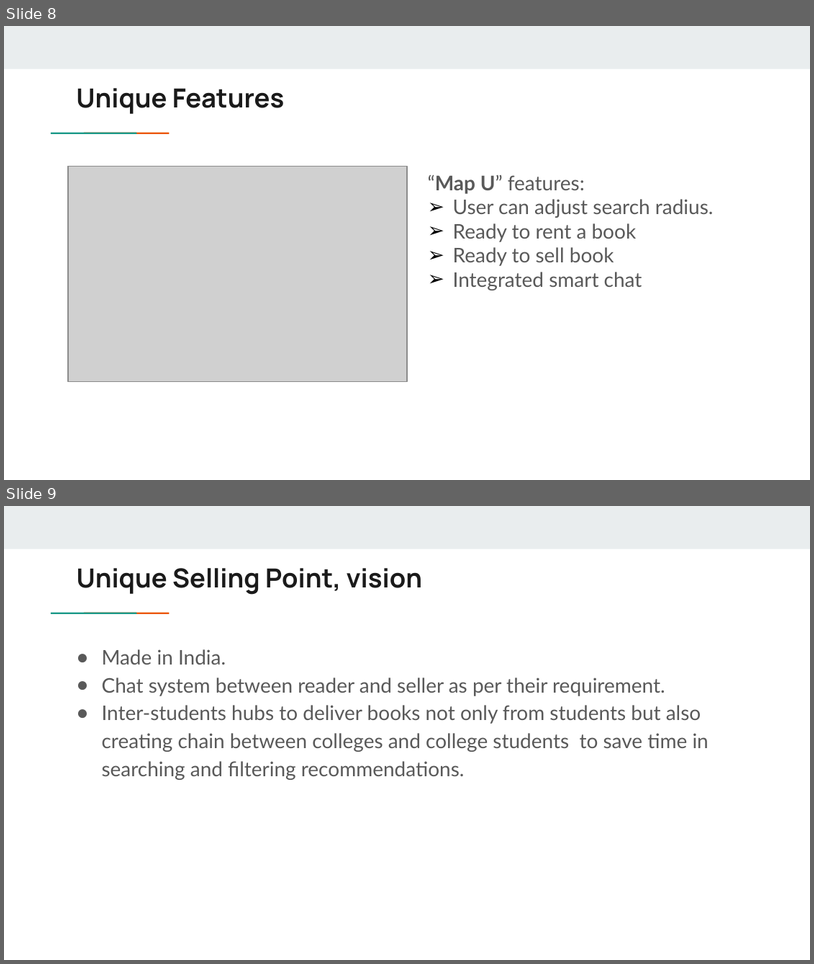
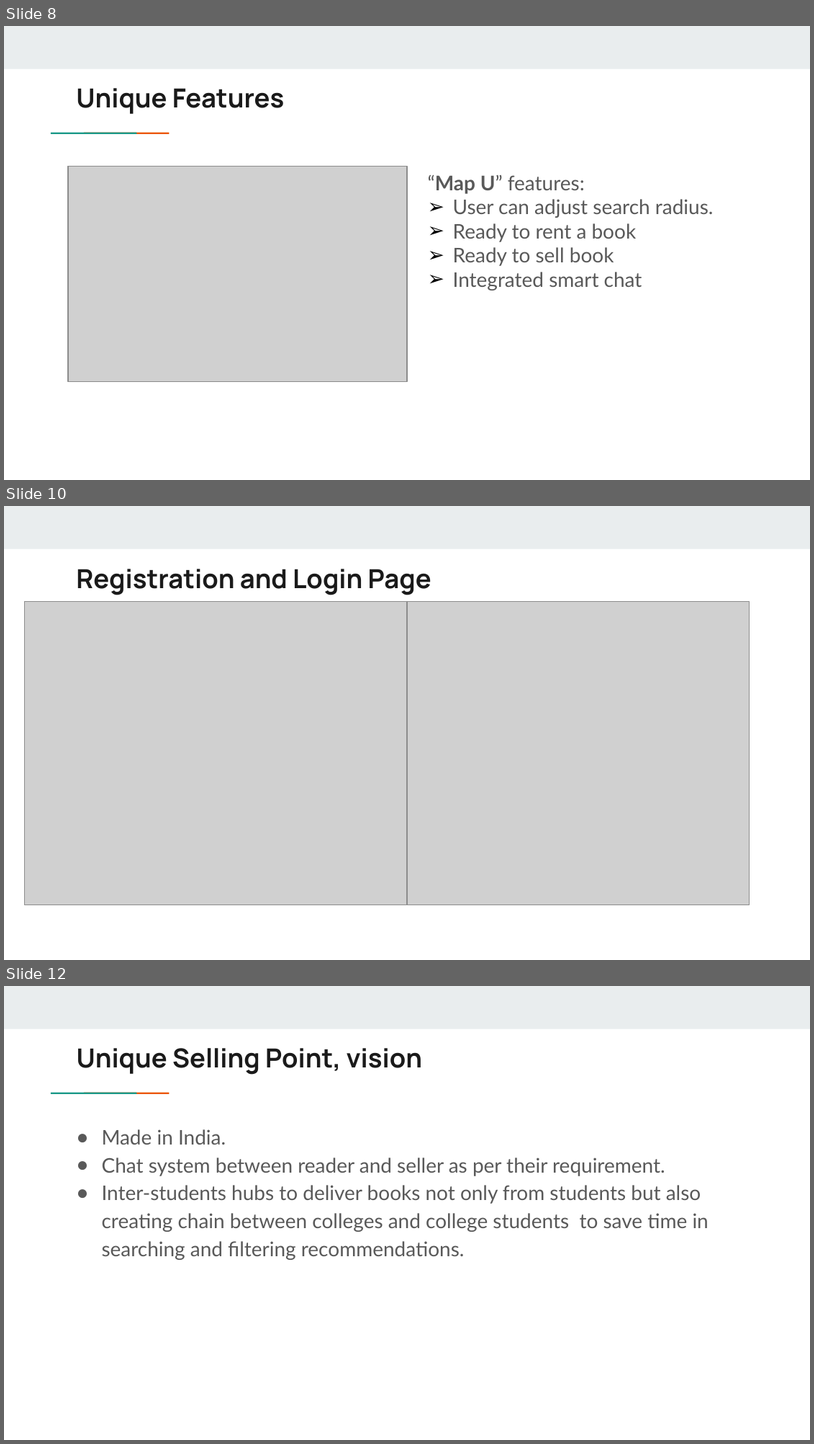
Before and after one commit to GNI-2001/CISHack-GNI, a slide deck: Coding_Team.pptx. Shown one above the other, each under a label of ours: slides 8 and 9 before the commit, slides 8, 10 and 12 after it; the slides between them are not shown. The pictures are 814x964 and 814x1444 pixels, drawn with LibreOffice and Linux fonts; fonts in the diff are those of the drawing; grey boxes stand for pictures. Boxes give left, top, right and bottom in pixels: in the first picture for what was removed or moved away, otherwise in the second. Text is boxed around its words. In the diff, an @@ line names an element or a change of style, - is before the commit and + after.

```diff
--- a/Coding_Team.pptx
+++ b/Coding_Team.pptx
@@ slide 10 added at box(4, 506, 810, 960), background #FFFFFF; not listed: 1 template element that a slide beside it also shows @@
@@ title added at box(76, 569, 432, 595), 23.4 pt, text #1A1A1A, bold @@
+Registration and Login Page
@@ picture added at box(25, 601, 407, 904) @@
@@ picture added at box(407, 601, 750, 904) @@
@@ what was slide 9 is now slide 12 @@
```
Also in this commit, not shown: 3 other slides added, 1 other file.
